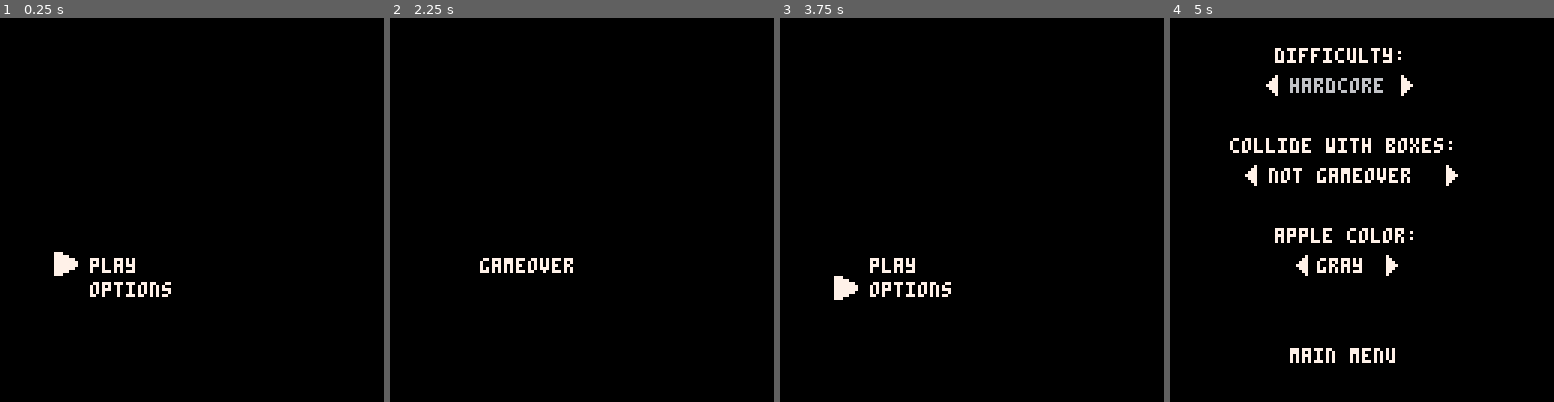
Above: before the commit, frames 1-4 (left to right).
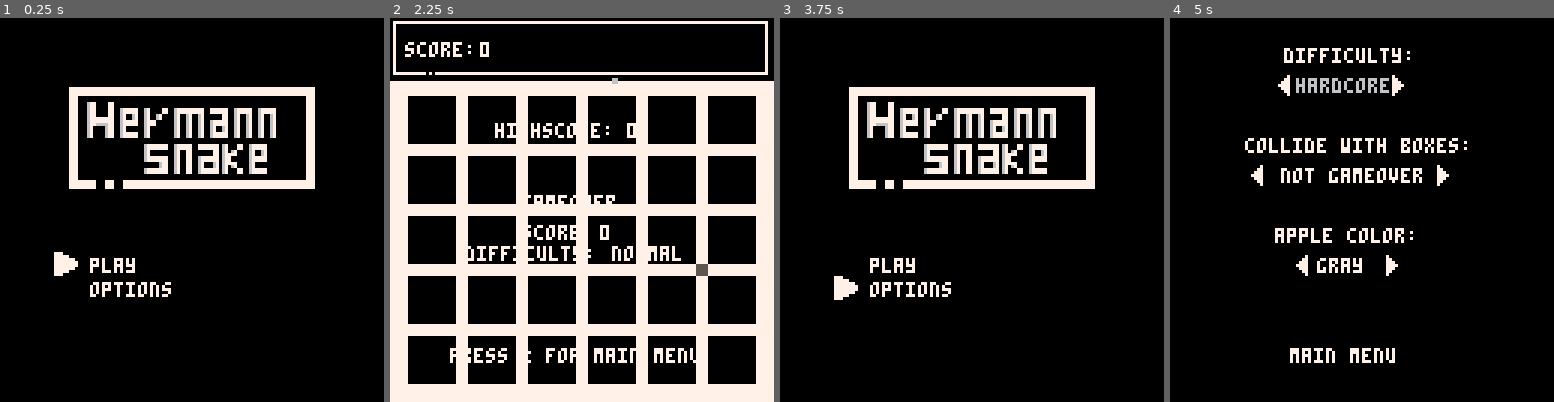
Above: after the commit, the same moments.

Repository: chiarabia/Hermann-Snake
Game: PICO-8 cartridge snake.p8
Two runs of this game, one before a commit and one after it. Both use one fixed random seed, a clock stepped at 60 frames per second and the inputs below.
Inputs:
- Up to frame 1 (0.25 s): no input
- Up to frame 2 (2.25 s): tap X (X key) at 0.33, 1.07, 1.85 s; hold Right 1.6-2.1 s; hold Up from 2.15 s (still down)
- Up to frame 3 (3.75 s): release Up at 2.42 s; hold Right 2.47-3.03 s; tap X (X key) at 2.97 s; hold Left 3.08-3.58 s; hold Down from 3.63 s (still down)
- Up to frame 4 (5 s): release Down at 3.97 s; hold Right 4.02-4.68 s; tap X (X key) at 4.08 s; hold Up from 4.73 s (still down)

The runs differ from the first frame. In frame 1, 7.6% of the frame differs, in the area x 17-83%, y 17-45%; in frame 2, 41%, in the area x 0-100%, y 0-100%; in frame 3, 7.6%; in frame 4, 3.5%.

Commit message:
score, gameover, highscore, logo

Diff:
--- a/draw.lua
+++ b/draw.lua
@@ -1,5 +1,6 @@
 function draw_menu()
-	cls()
+    cls()
+    draw_logo()
 	print("play",30, 80,7)
 	spr(sprite,18,y)
 	print("options", 30, 88,7)
@@ -36,7 +37,8 @@
     rectfill(15,last_y,125,last_y,7)
 
     print("score:",5,(last_y/2)-1,7)
-    print((#snake.body)*100,30,(last_y/2)-1,7)
+    score = #snake.body * 100
+    print(score,30,(last_y/2)-1,7)
 
     blocks = {}
     --draws i blocchi
@@ -57,22 +59,28 @@
 
 
 function draw_gameover()
-	cls()
-	print("gameover",30, 80,7)
+    print("highscore: ",35,35,7)
+    print(highscore,79,35,7)
+    print("gameover",44, 59,7)
+    print("score: ",44,69,7)
+    print(score,70,69,7)
+    print("difficulty: ",25,76,7)
+    print(difficulty,70,76,7)
+    print("press X for main menu",20, 110,7)
 end
 
 function draw_options()
 	cls()
     --spr(sprite,18,y)
-    spr(sprite,30,19,1,1,true)
-    spr(sprite,75,19)
-	print("difficulty: ",35,10,7)
-	print(difficulty, 40,20,color_difficulty)
+    spr(sprite,34,19,1,1,true)
+    spr(sprite,72,19)
+	print("difficulty: ",38,10,7)
+	print(difficulty, 42,20,color_difficulty)
 
-    spr(sprite,23,49,1,1,true)
-    spr(sprite,90,49)
-	print("collide with boxes: ",20,40,7)
-	print(collide,33,50,color_gameover)
+    spr(sprite,25,49,1,1,true)
+    spr(sprite,87,49)
+	print("collide with boxes: ",25,40,7)
+	print(collide,37,50,color_gameover)
 
     spr(sprite,40,79,1,1,true)
     spr(sprite,70,79)
@@ -82,3 +90,56 @@
 
 	print("main menu",40, 110,color_menu)
 end
+
+function draw_logo()
+    spr(64,20,20)
+    spr(65,28,20)
+    spr(65,36,20)
+    spr(65,44,20)
+    spr(65,52,20)
+    spr(65,60,20)
+    spr(65,68,20)
+    spr(65,76,20)
+    spr(65,84,20)
+    spr(65,92,20)
+    spr(66,100,20)
+    spr(67,20,28)
+    spr(74,28,28)
+    spr(75,36,28)
+    spr(76,44,28)
+    spr(77,52,28)
+    spr(94,60,28)
+    spr(78,68,28)
+    spr(79,76,28)
+    spr(79,84,28)
+    spr(73,100,28)
+    spr(67,20,36)
+    spr(80,28,36)
+    spr(81,36,36)
+    spr(82,44,36)
+    spr(83,52,36)
+    spr(84,60,36)
+    spr(85,68,36)
+    spr(86,76,36)
+    spr(87,84,36)
+    spr(73,100,36)
+    spr(67,20,44)
+    spr(88,44,44)
+    spr(89,52,44)
+    spr(93,60,44)
+    spr(90,68,44)
+    spr(91,76,44)
+    spr(92,84,44)
+    spr(73,100,44)
+    spr(68,20,52)
+    spr(69,28,52)
+    spr(70,36,52)
+    spr(71,44,52)
+    spr(71,52,52)
+    spr(71,60,52)
+    spr(71,68,52)
+    spr(71,76,52)
+    spr(71,84,52)
+    spr(71,92,52)
+    spr(72,100,52)
+end
--- a/init.lua
+++ b/init.lua
@@ -1,7 +1,9 @@
 function _init()
 	--global variables
 		grid_size=2
-		snake_vel=2
+        snake_vel=2
+        score = 0
+        highscore= 0
 		difficulty = " normal"
         collide= "not gameover"
         collision = false
@@ -26,6 +28,9 @@
 end
 
 function init_game()
+    cant_turn_back_y = false
+    cant_turn_back_x = false
+    score = 0
 	apples={}
 	add(apples,apple_spawn())
 	snake = {}
@@ -38,6 +43,11 @@
 end
 
 function init_gameover()
+    y = 0
+    ticks = 0
+    timer = { elapsed = 0, last = time() }
+    circle = {}
+    circle.animation = { length = -100, elapsed = 0}
 	_update = update_gameover
 	_draw= draw_gameover
 end
--- a/tool.lua
+++ b/tool.lua
@@ -87,6 +87,18 @@
         snake.prev_y = last_y
     end
 
+    if(self.body[1] != nil and self.body[1].x == snake.x) then
+        cant_turn_back_y = true
+    else
+        cant_turn_back_y = false
+    end
+
+    if(self.body[1] != nil and self.body[1].y == snake.y) then
+        cant_turn_back_x = true
+    else
+        cant_turn_back_x = false
+    end
+
     apple_state = false
     --check if the apple is eaten
     if (apple.x == snake.x and apple.y == snake.y) or (apple.x+1 == snake.x and apple.y == snake.y) or (apple.x == snake.x  and
@@ -126,8 +138,23 @@
         for block in all(blocks) do
             snake:check_for_collision(block)
     end ]]
---end
+    --end
 
+end
+
+function gameover_animation()
+    circle.animation.elapsed += timer.elapsed
+    if (circle.animation.elapsed >= circle.animation.length) then
+        rectfill(0,y,128,1,0)
+        y = y+1
+        circle.animation.elapsed = 0
+    end
+    --return new_y
+end
+
+function update_timer()
+    timer.elapsed = (time() - timer.last)
+    timer.last = time()
 end
 
 --[[ function lines_overlapping(min1,max1,min2,max2)
--- a/update.lua
+++ b/update.lua
@@ -16,21 +16,23 @@
 
 function update_game()
     --takes the imput movement for the snake
-    if btnp(➡️) then
+    if btnp(➡️) and cant_turn_back_x == false  then
         snake.dx= 1
         snake.dy= 0
-    elseif btnp(⬅️) then
+    elseif btnp(⬅️) and cant_turn_back_x == false then
         snake.dx= -1
         snake.dy= 0
-    elseif btnp(⬆️) then
+    elseif btnp(⬆️) and cant_turn_back_y == false then
         snake.dx= 0
         snake.dy= -1
-    elseif btnp(⬇️) then
+    elseif btnp(⬇️) and cant_turn_back_y == false then
         snake.dx= 0
         snake.dy= 1
     end
 
-
+    if(score > highscore) then
+        highscore = score
+    end
     --ticks time and updates snake every frame
     ticks += 1
     if ticks >= snake_vel then
@@ -41,9 +43,13 @@
 end
 
 function update_gameover()
-      if(btnp(❎)) then
+    --y= 0
+    update_timer()
+    gameover_animation()
+
+    if(btnp(❎)) then
         init_menu()
-        end
+    end
 end
 
 function update_options()
Not shown, changed: 88 lines of the sprite sheet (__gfx__) section of snake.p8
Not shown, changed: the thumbnail (__label__) section of snake.p8
Not shown, changed: the sound effects (__sfx__) section of snake.p8
